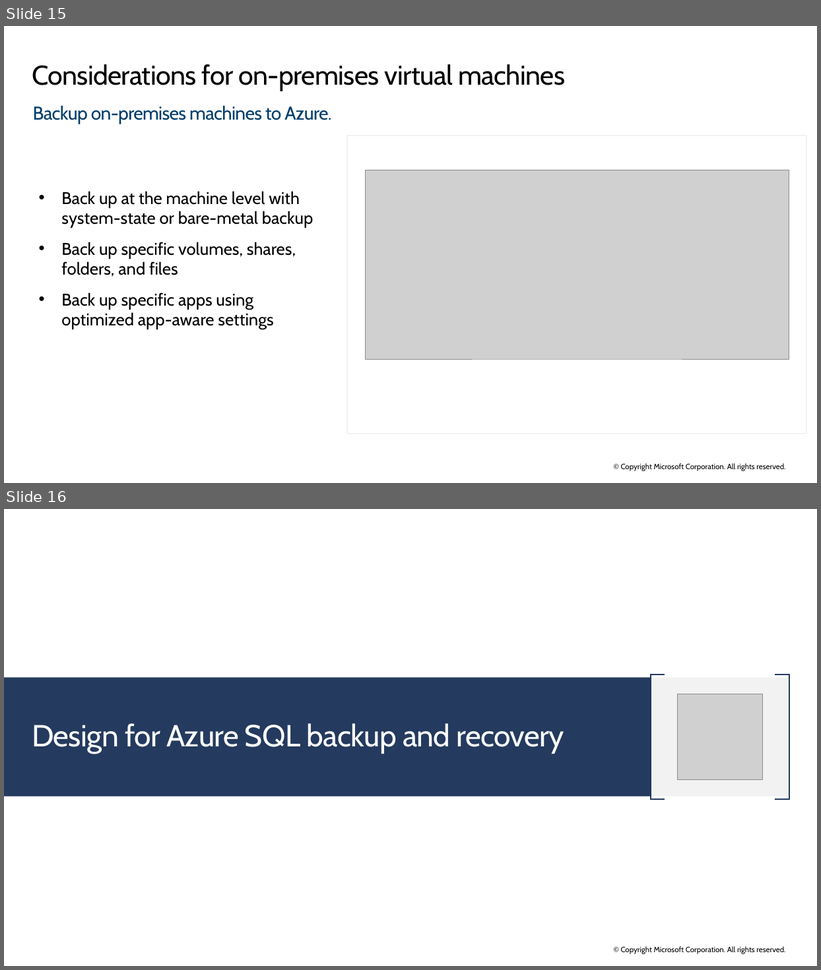
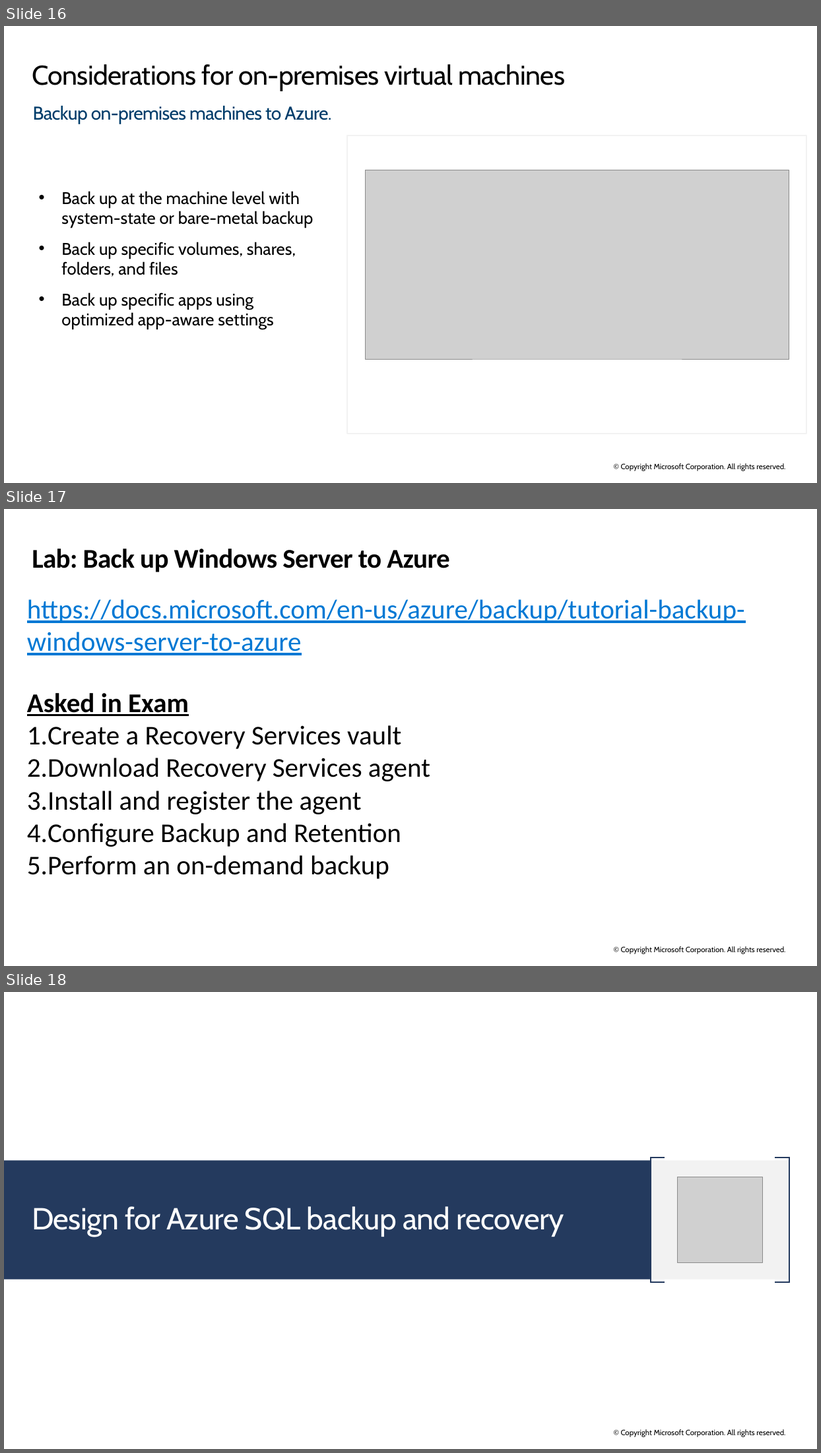
Before and after one commit to raviteja59/hkjc-az-305, a slide deck: PowerPoint/AZ-305T00A-ENU-Powerpoint_10.pptx. Shown one above the other, each under a label of ours: slides 15 and 16 before the commit, slides 16, 17 and 18 after it. The pictures are 821x970 and 821x1453 pixels, drawn with LibreOffice and Linux fonts; fonts in the diff are those of the drawing; grey boxes stand for pictures. Boxes give left, top, right and bottom in pixels: in the first picture for what was removed or moved away, otherwise in the second. Text is boxed around its words. In the diff, an @@ line names an element or a change of style, - is before the commit and + after.

```diff
--- a/PowerPoint/AZ-305T00A-ENU-Powerpoint_10.pptx
+++ b/PowerPoint/AZ-305T00A-ENU-Powerpoint_10.pptx
@@ slide 17 added at box(4, 509, 817, 966), background #FFFFFF; not listed: 1 template element that a slide beside it also shows @@
@@ title added at box(32, 549, 450, 572), 32 pt, text #000000, bold @@
+Lab: Back up Windows Server to Azure
@@ text added at box(27, 599, 745, 879), 32 pt, text #000000 @@
+https://docs.microsoft.com/en-us/azure/backup/tutorial-backup-windows-server-to-azure
+Asked in Exam
+1. Create a Recovery Services vault
+2. Download Recovery Services agent
+3. Install and register the agent
+4. Configure Backup and Retention
+5. Perform an on-demand backup
@@ what was slide 15 is now slide 16 @@
@@ what was slide 16 is now slide 18 @@
```
Also in this commit, not shown: 2 slides changed, 1 other slide added, 1 other file.
